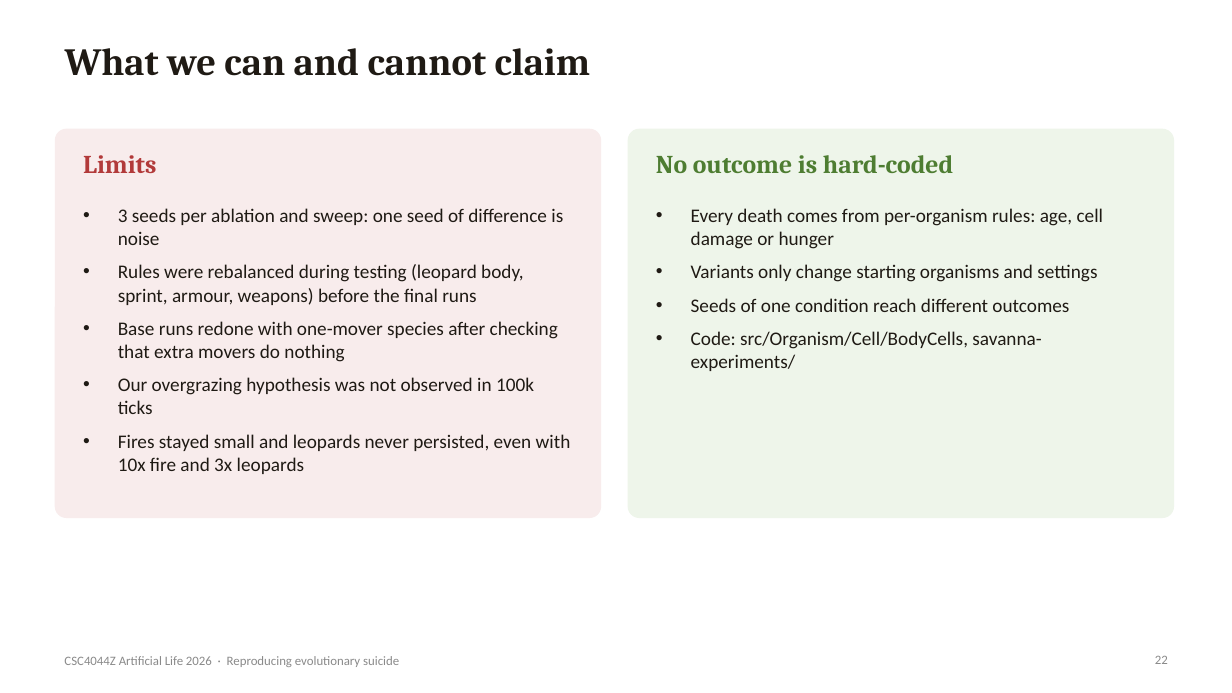
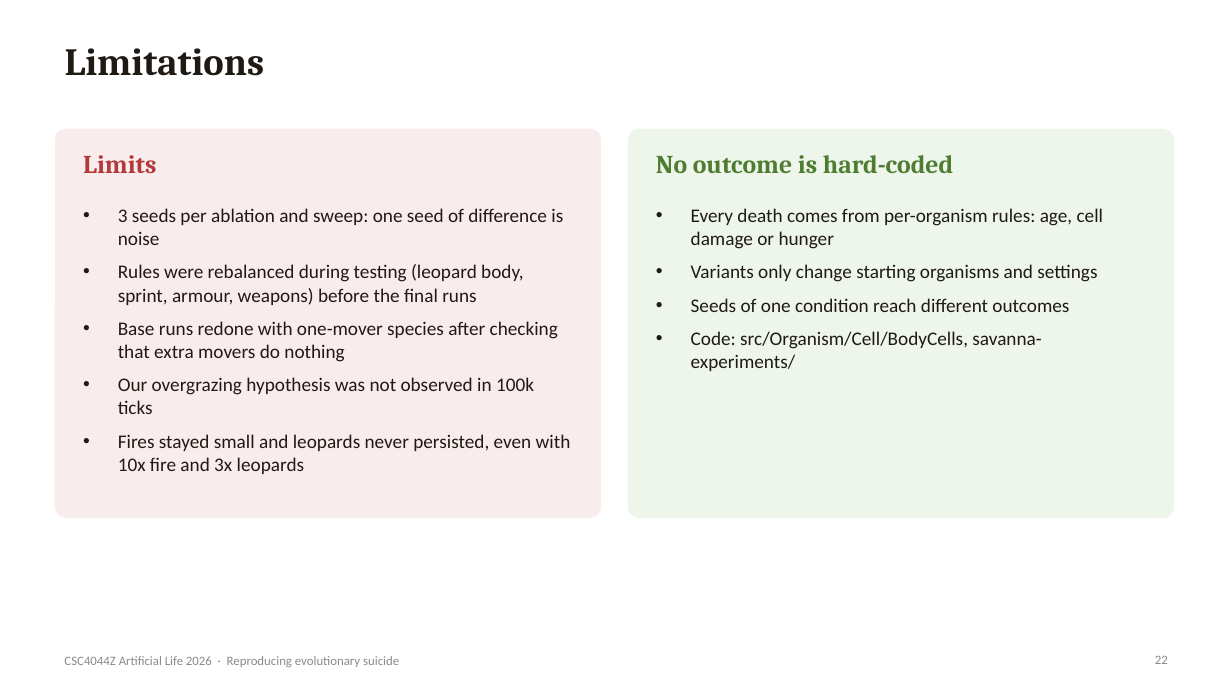
Before and after one commit to Tjeludo/LifeEngine, a slide deck: slide 22 of presentation/Evolutionary-Suicide-LifeEngine.pptx. Drawn at 1232x693 pixels with LibreOffice and Linux fonts; fonts in the diff are those of the drawing. Boxes give left, top, right and bottom in pixels: in the first picture for what was removed or moved away, otherwise in the second. Text is boxed around its words. In the diff, an @@ line names an element or a change of style, - is before the commit and + after.

Commit message:
Rewrite report and slides for clarity; tidy deck build script
Report reorganised into introduction, species, base engine and modified
engine sections with the verdict after the evidence. Slide titles made
descriptive. Deck build no longer depends on an external theme helper.

```diff
--- a/presentation/Evolutionary-Suicide-LifeEngine.pptx
+++ b/presentation/Evolutionary-Suicide-LifeEngine.pptx
@@ title at [65, 48, 265, 76]: text changed @@
-What we can and cannot claim
+Limitations
```
Also in this commit, not shown: 19 other slides changed, 1 slide added, 1 slide removed, 3 other files.
